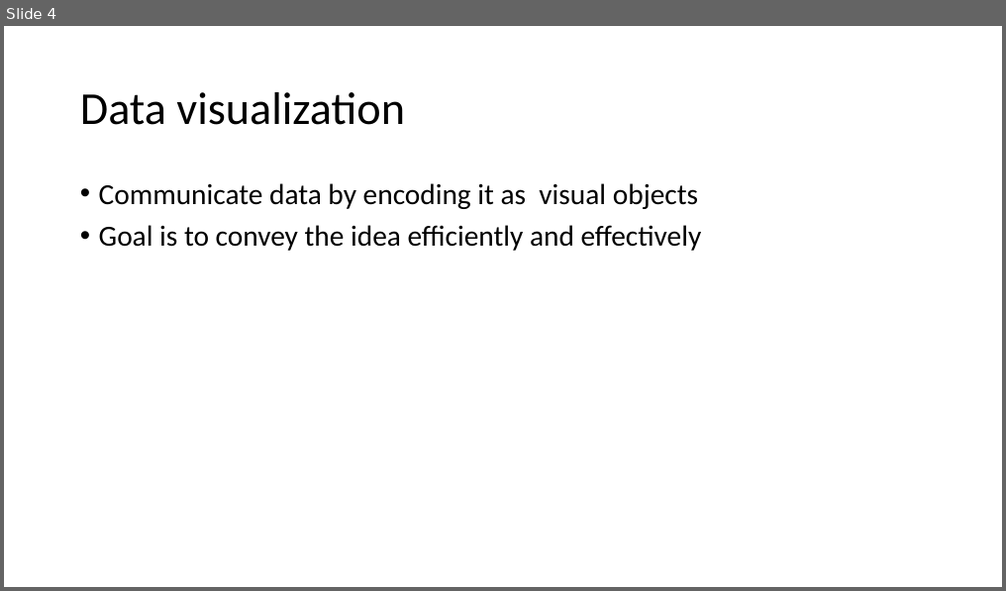
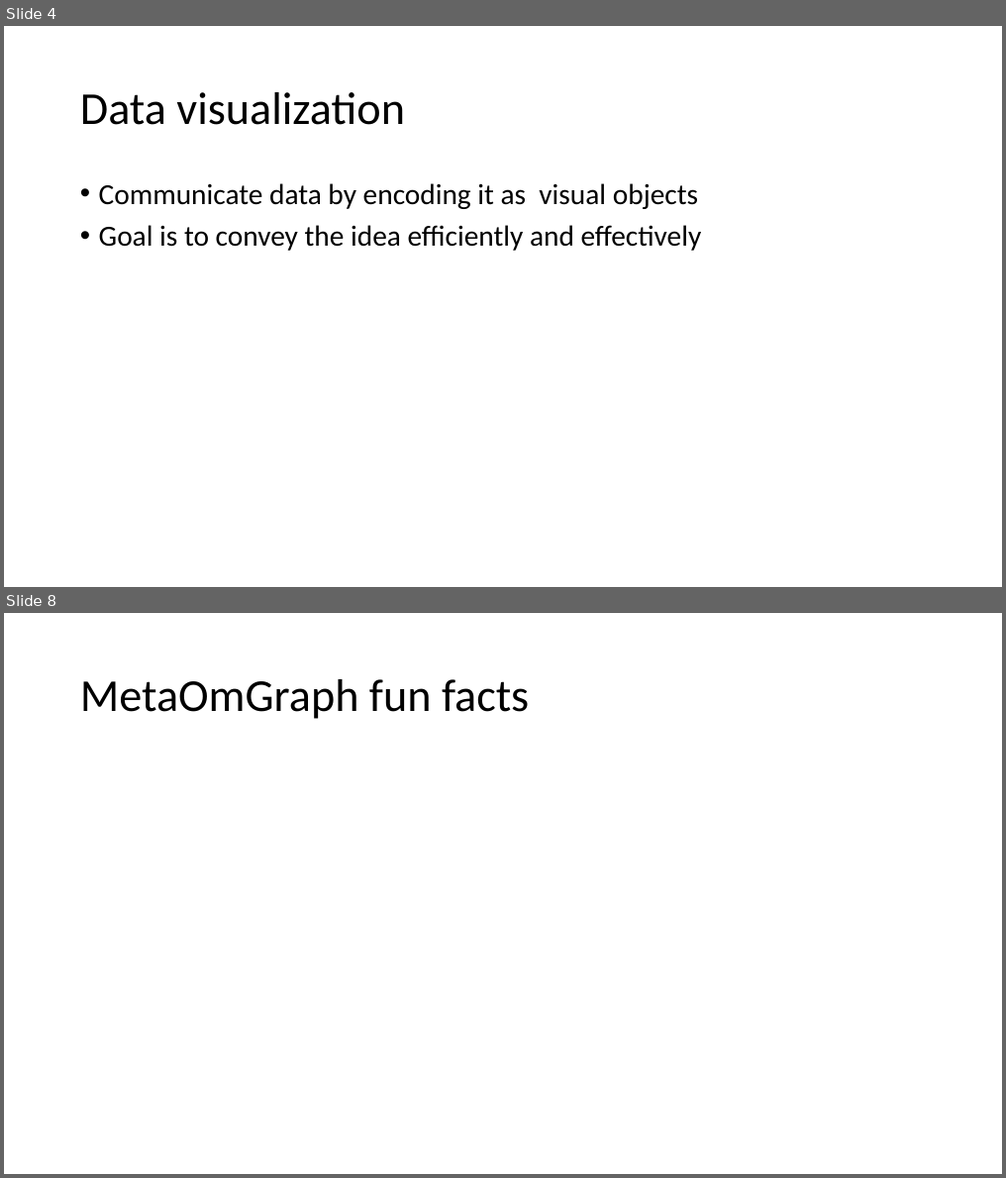
Before and after one commit to urmi-21/MOGtutorial, a slide deck: EDA_MOG.pptx. Shown one above the other, each under a label of ours: slide 4 before the commit, slides 4 and 8 after it; the slides between them are not shown. The pictures are 1006x591 and 1006x1178 pixels, drawn with LibreOffice and Linux fonts; fonts in the diff are those of the drawing. Boxes give left, top, right and bottom in pixels: in the first picture for what was removed or moved away, otherwise in the second. Text is boxed around its words. In the diff, an @@ line names an element or a change of style, - is before the commit and + after.

```diff
--- a/EDA_MOG.pptx
+++ b/EDA_MOG.pptx
@@ slide 8 added at [4, 613, 1002, 1174], background #FFFFFF @@
@@ title added at [80, 679, 529, 719], 44 pt, text #000000 @@
+MetaOmGraph fun facts
```
Also in this commit, not shown: 1 slide changed, 3 other slides added, 6 other files.
